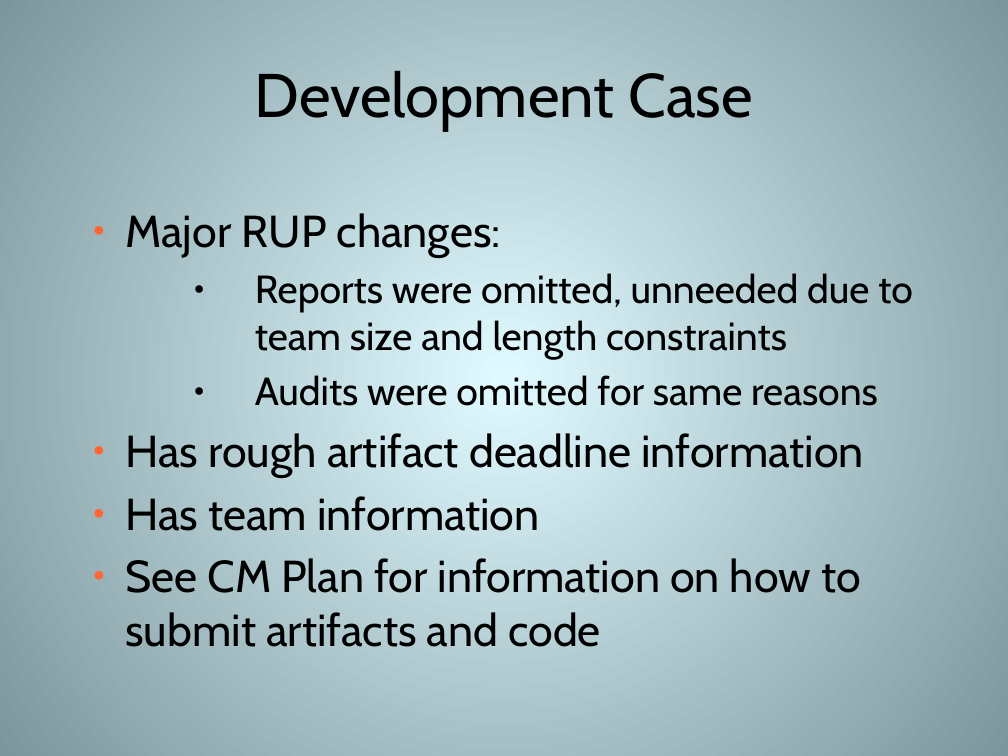
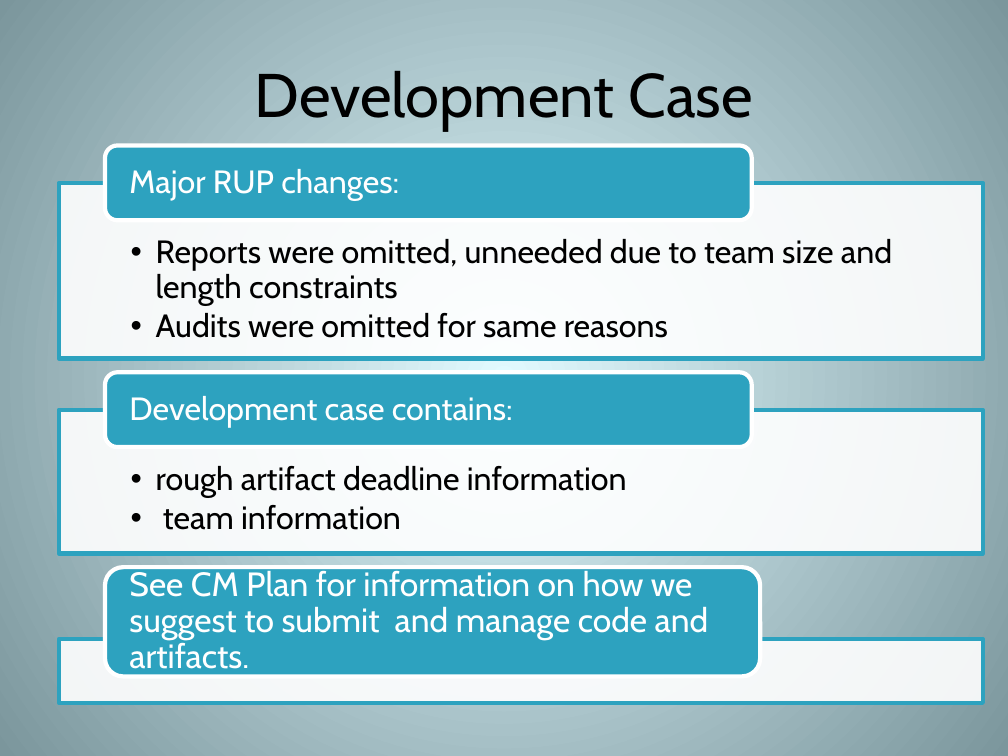
Before and after one commit to hjc/JagTrack, a slide deck: slide 19 of LCO_Brief_Placeholder/Deliverables/lco-briefing.pptx (slide 20 before the commit). Drawn at 1008x756 pixels with LibreOffice and Linux fonts; fonts in the diff are those of the drawing. Boxes give left, top, right and bottom in pixels: in the first picture for what was removed or moved away, otherwise in the second. Text is boxed around its words. In the diff, an @@ line names an element or a change of style, - is before the commit and + after.

```diff
--- a/LCO_Brief_Placeholder/Deliverables/lco-briefing.pptx
+++ b/LCO_Brief_Placeholder/Deliverables/lco-briefing.pptx
@@ text removed at box(125, 213, 913, 647) @@
-● Major RUP changes:
-  ● Reports were omitted, unneeded due to team size and length constraints
-  ● Audits were omitted for same reasons
-● Has rough artifact deadline information
-● Has team information
-● See CM Plan for information on how to submit artifacts and code
@@ group added at box(58, 145, 983, 703): 5 texts, 3 rectangles, 3 rounded rectangles @@
+  •• Reports were omitted, unneeded due to team size and length constraints
+  •• Audits were omitted for same reasons
+Major RUP changes:
+  •• rough artifact deadline information
+  •• team information
+Development case contains:
+See CM Plan for information on how we suggest to submit and manage code and artifacts.
```
Also in this commit, not shown: 14 other slides changed, 4 slides added, 5 slides removed, 2 other files.
